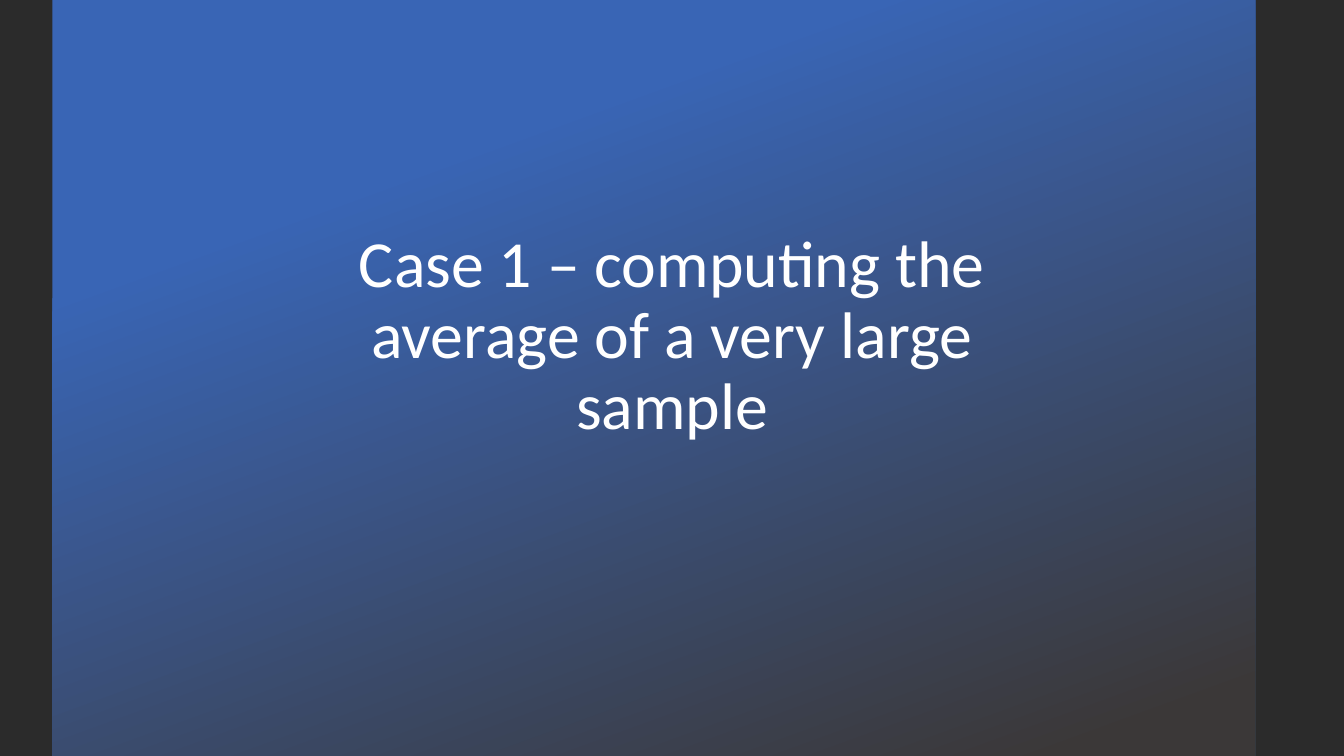
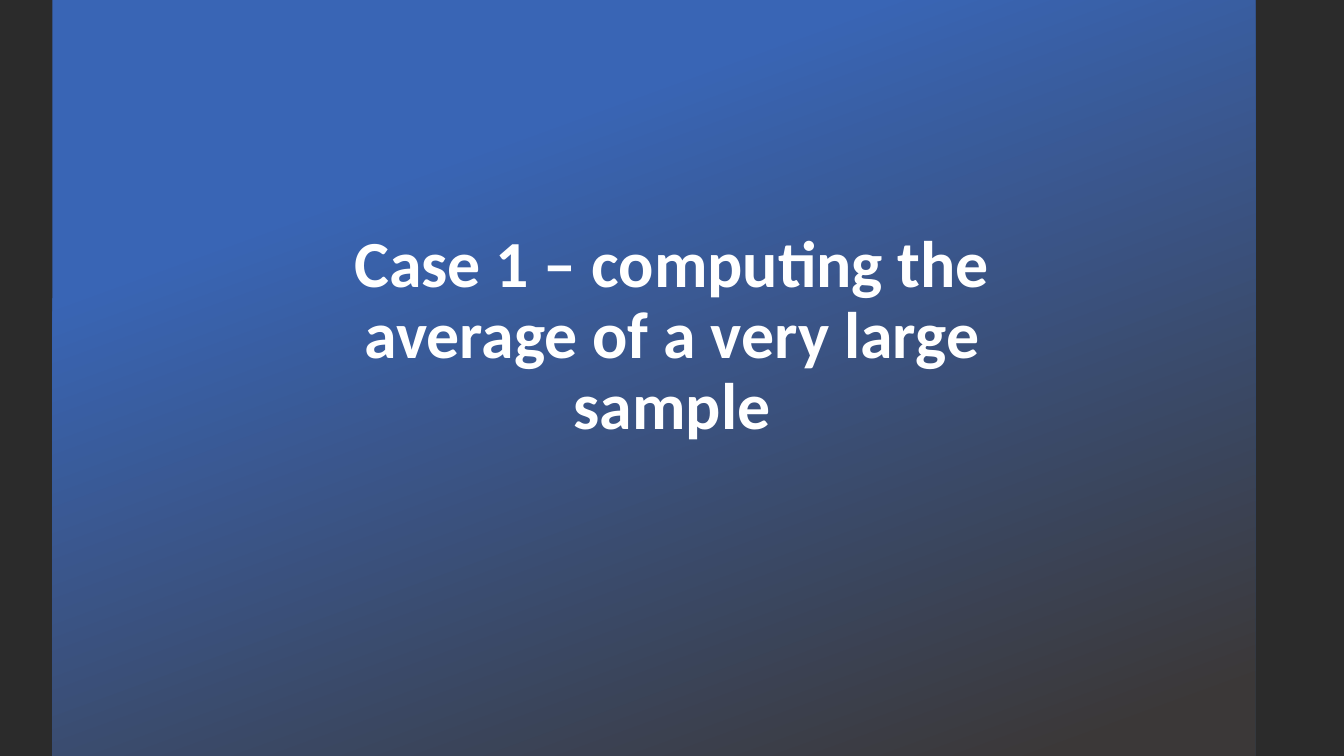
Before and after one commit to andreplima/BoT-in-Python, a slide deck: slide 3 of BoT in Python.pptx. Drawn at 1344x756 pixels with LibreOffice and Linux fonts; fonts in the diff are those of the drawing; background and template pictures are left out; a plain dark background stands for a picture behind light text. Boxes give left, top, right and bottom in pixels: in the first picture for what was removed or moved away, otherwise in the second. Text is boxed around its words. In the diff, an @@ line names an element or a change of style, - is before the commit and + after.

```diff
--- a/BoT in Python.pptx
+++ b/BoT in Python.pptx
@@ text "Case 1 – computing the ..." at [354, 240, 989, 440]: bold on @@
```
Also in this commit, not shown: 3 other slides changed, 5 slides added, 1 other file.
